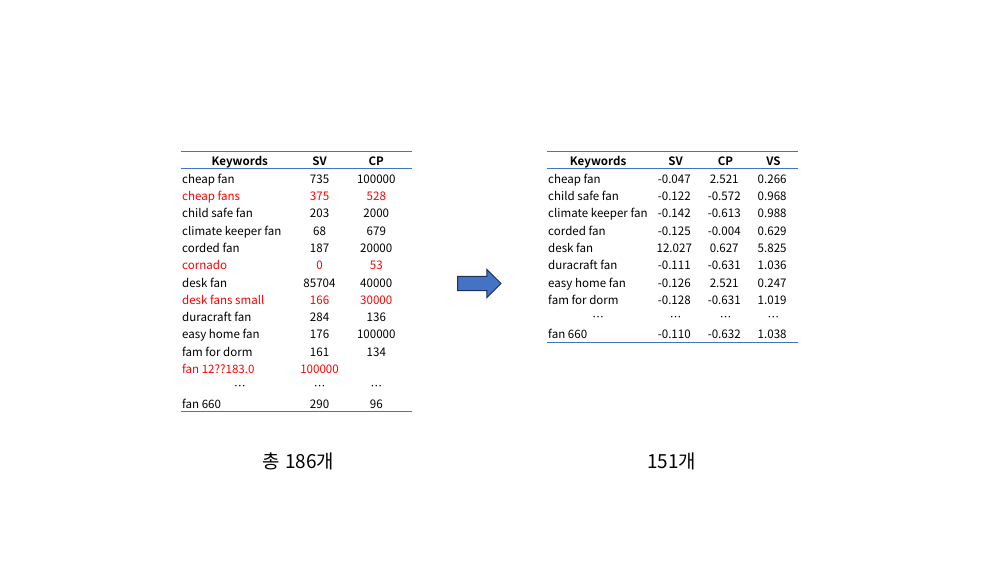
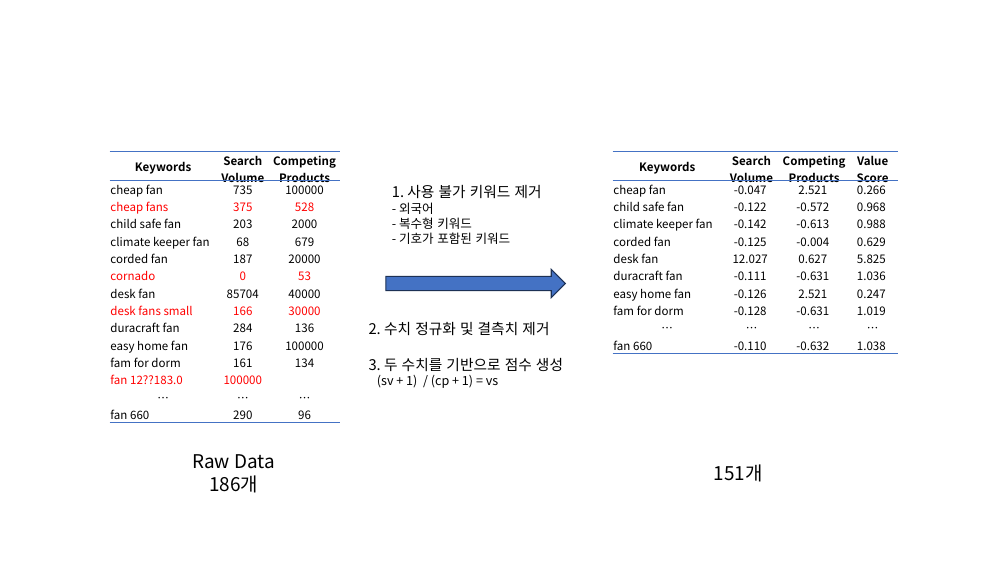
Before and after one commit to semistone97/pjt-SEO, a slide deck: slide 4 of jskim/키워드 기반 리스팅 최적화 에이전트 - 구현파트.pptx. Drawn at 1008x567 pixels with LibreOffice and Linux fonts; fonts in the diff are those of the drawing. Boxes give left, top, right and bottom in pixels: in the first picture for what was removed or moved away, otherwise in the second. Text is boxed around its words. In the diff, an @@ line names an element or a change of style, - is before the commit and + after.

```diff
--- a/jskim/키워드 기반 리스팅 최적화 에이전트 - 구현파트.pptx
+++ b/jskim/키워드 기반 리스팅 최적화 에이전트 - 구현파트.pptx
@@ table at (110,151,340,427) @@
-row 1, column 2: SV
+row 1, column 2: Search / Volume
-row 1, column 3: CP
+row 1, column 3: Competing / Products
@@ table: place and size @@
-table at (181,151,412,416)
+table at (110,151,340,427)
@@ table at (613,151,898,358) @@
-row 1: Keywords | SV | CP | VS
+row 1: Keywords | Search / Volume | Competing / Products | Value / Score
@@ table: place and size @@
-table at (547,151,799,347)
+table at (613,151,898,358)
@@ text added at (392,185,542,244), 12 pt, text #000000 @@
+1. 사용 불가 키워드 제거
+- 외국어
+- 복수형 키워드
+- 기호가 포함된 키워드
@@ right arrow: place and size @@
-right arrow at (457,269,501,298)
+right arrow at (386,269,566,298)
@@ text added at (369,321,563,388), 14 pt, text #000000 @@
+2. 수치 정규화 및 결측치 제거
+3. 두 수치를 기반으로 점수 생성
+(sv + 1) / (cp + 1) = vs
@@ text at (192,454,275,493): text changed @@
-총 186개
+Raw Data
+186개
@@ text "151개": place and size @@
-text "151개" at (647,452,696,470)
+text "151개" at (714,464,763,482)
@@ text "151개" at (714,464,763,482): alignment left to centre @@
```
Also in this commit, not shown: 9 other slides changed, 2 slides added, 1 slide removed, 6 other files.
